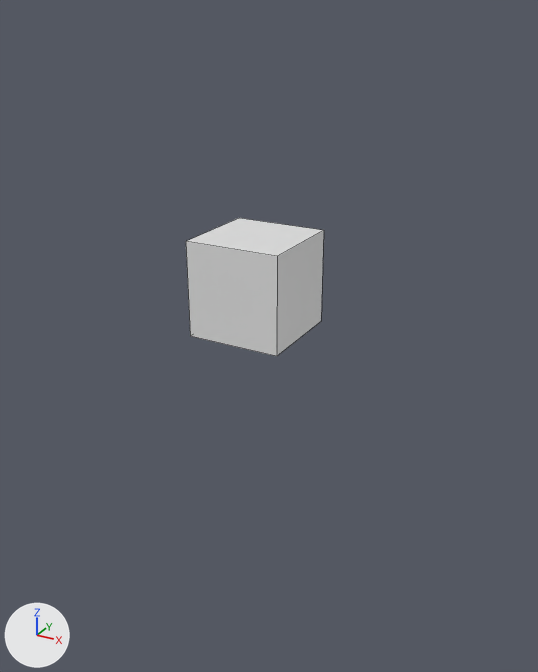
Renders of the Blender file malecharacter.blend from each side of a commit.
Before and after are seen from a camera (50 mm lens) standing at (7.13, -12.45, 5.11) and looking at (0.28, -0.01, -1.11). Arrows for +X, +Y and +Z are at lower left; the lights stay in place. Mesh edges are drawn as thin lines.

The scene before the commit, as lines of its bpy script (objects in view):
```python
me_cube = bpy.data.meshes.new('Cube')
me_cube.from_pydata(...)  # a box spanning x -1.0..1.0, y -1.0..1.0, z -1.0..1.0
me_cube.materials.append(mat_material)  # white #e7e7e7
ob_cube = bpy.data.objects.new('Cube', me_cube)
ob_cube.location = (0.0, 0.0, 0.0)
```
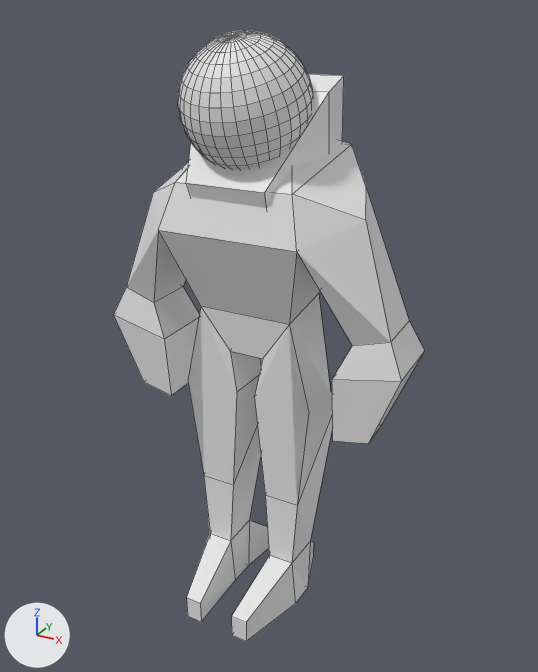
Location of each change, (x1, y1, x2, y2) in pixels of the pictures (538 x 672 px):
'Cube.001', added
    after: (114, 141, 424, 642)
'Cube', reshaped, moved, turned, rescaled
    before: (186, 218, 324, 356)
    after: (178, 30, 344, 208)

What changed in the scene script:
```text
Change me_cube:
    used by ob_cube; location = (0.0, 0.0, 0.0)
    remove me_cube.from_pydata(...)  # 8 vertices, 6 faces; spans x -1.0..1.0, y -1.0..1.0, z -1.0..1.0
    remove me_cube.materials.append(mat_material)  # white #e7e7e7
    add me_cube.from_pydata(...)  # 494 vertices, 521 faces; spans x -1.68..1.68, y -1.38..1.58, z -1.41..3.51
    me_cube part 1: 8 vertices removed from x -1.0..1.0, y -1.0..1.0, z -1.0..1.0; 494 vertices added at x -1.68..1.68, y -1.38..1.58, z -1.41..3.51
Add me_cube_005:
    me_cube_005.from_pydata(...)  # 96 vertices, 90 faces; spans x -19.9..-7.7, y -2.0..4.2, z -14.9..4.9
    me_cube_005.materials.append(mat_material)  # white #e7e7e7
Change ob_cube:
    ob_cube.location: (0.0, 0.0, 0.0) -> (0.0, 0.16, 1.93)
    ob_cube.rotation_euler: (0.0, 0.0, 0.0) -> (0.358, 0.0, 0.0)  # degrees (0, 0, 0) -> degrees (21, 0, 0)
    ob_cube.scale: (1.0, 1.0, 1.0) -> (0.832, 0.832, 0.832)
Add ob_cube_001:
    ob_cube_001 = bpy.data.objects.new('Cube.001', me_cube_005)
    ob_cube_001.location = (-6.98, -1.0, 1.88)
    ob_cube_001.rotation_euler = (0.0273, 0.208, -0.01)  # degrees (1.6, 12, -0.6)
    ob_cube_001.scale = (-0.54, 0.54, 0.54)
```
